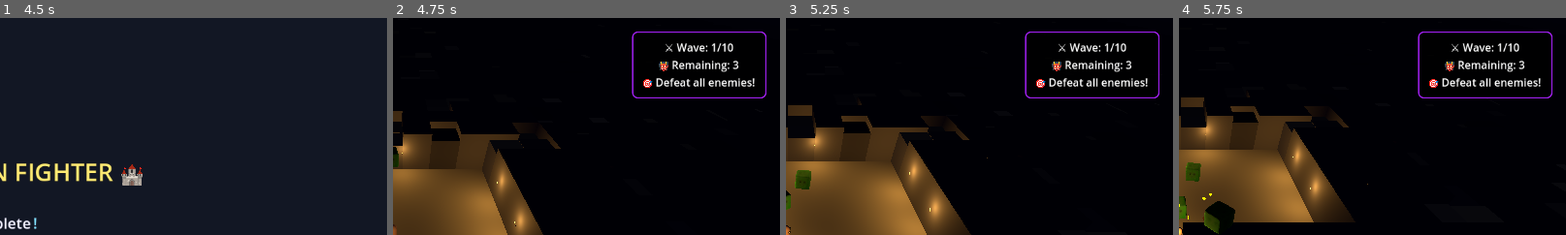
Above: before the commit, frames 1-4 (left to right).
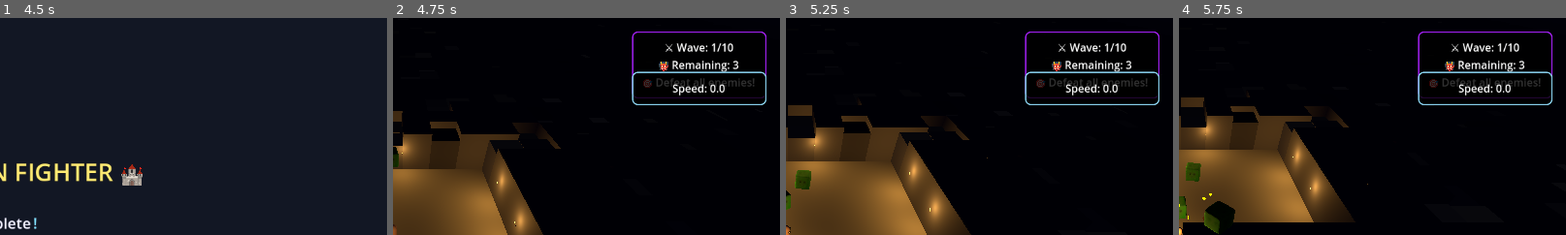
Above: after the commit, the same moments.

Repository: thaner66666666/game-1
Game: Godot game, scene res://Scenes/main.tscn
The game is run twice, just before and just after one commit, with the same random seed, the same clock (stepped at 60 frames per second) and the same inputs.
Inputs (mouse positions are % of the whole screen's width and height, from its top left):
- Up to frame 1 (4.5 s): tap Enter at 0.5, 4.25 s; move the mouse to (72, 45) at 0.52 s; hold D (move_right) 0.53-1.28 s; click (72, 45) at 0.6 s; move the mouse to (30, 55) at 1.27 s; hold S (move_down) 1.28-2.03 s; tap Space (dash) at 1.35, 3.5, 4.35 s; move the mouse to (60, 28) at 2.02 s; hold D (move_right) 2.03-2.78 s; hold Q (drop_weapon) 2.03-2.78 s; move the mouse to (45, 70) at 2.77 s; hold W (move_up) 2.78-3.53 s; tap E (interaction) at 2.85 s; click (45, 70) at 2.92 s; move the mouse to (80, 65) at 3.52 s; hold A (move_left) from 3.53 s (still down); click (80, 65) at 3.6 s; move the mouse to (20, 35) at 4.27 s
- Up to frame 2 (4.75 s): keep holding A (move_left)
- Up to frame 3 (5.25 s): move the mouse to (55, 50) at 5.02 s; release A (move_left) at 5.03 s; hold S (move_down) from 5.03 s (still down); hold Q (drop_weapon) from 5.03 s (still down); click (55, 50) at 5.17 s
- Up to frame 4 (5.75 s): keep holding S (move_down); keep holding Q (drop_weapon)
The pictures show only the part of the screen within x 50-100%, y 0-50%; the shares and areas given below are measured in that part.

Frame 1 is identical in both runs. In frame 2, 1.8% of the frame differs, in the area x 61-97%, y 24-41%; in frame 3, 1.8%; in frame 4, 1.8%.
Error after the commit: Invalid call. Nonexistent function 'has_variable' in base 'CharacterBody3D (player.gd)'. (res://dot)

Commit message:
speed lable issue

Diff:
--- a/Scenes/main.tscn
+++ b/Scenes/main.tscn
@@ -24,6 +24,17 @@
 [node name="CollisionShape3D" type="CollisionShape3D" parent="Ground"]
 shape = SubResource("BoxShape3D_h2yge")
 
+[node name="SpeedLabel" type="Control" parent="."]
+layout_mode = 3
+anchor_left = 0.992
+anchor_top = 0.016
+anchor_right = 0.992
+anchor_bottom = 0.016
+offset_left = -29.7841
+offset_top = -10.368
+offset_right = 10.2159
+offset_bottom = 29.632
+
 [node name="HealthUI" type="Control" parent="."]
 layout_mode = 3
 anchors_preset = 0
@@ -32,6 +43,7 @@
 script = ExtResource("2_b0obt")
 
 [node name="LoadingScreen" type="Control" parent="."]
+visible = false
 layout_mode = 3
 anchors_preset = 0
 offset_right = 40.0
--- a/dot gds/PlayerHealth.gd
+++ b/dot gds/PlayerHealth.gd
@@ -87,7 +87,8 @@
 
 func set_max_health(new_max_health: int):
 	max_health = new_max_health
-	current_health = max_health
+	# Don't reset current_health - just ensure it doesn't exceed new max
+	current_health = min(current_health, max_health)
 	health_changed.emit(current_health, max_health)
 
 func _setup_health_system():
--- /dev/null
+++ b/dot gds/SpeedLabelUI_addition.gd
@@ -0,0 +1,18 @@
+# This script adds a SpeedLabel to the UI scene in code for reference
+# In Godot editor, you can do this visually as well.
+
+func _add_speed_label_to_ui(ui_node):
+	var speed_label = Label.new()
+	speed_label.name = "SpeedLabel"
+	speed_label.text = "Speed: 0.0"
+	speed_label.set_anchors_and_offsets_preset(Control.PRESET_TOP_RIGHT)
+	speed_label.anchor_right = 1.0
+	speed_label.anchor_top = 0.0
+	speed_label.anchor_bottom = 0.0
+	speed_label.offset_right = -20
+	speed_label.offset_top = 20
+	speed_label.add_theme_font_size_override("font_size", 16)
+	ui_node.add_child(speed_label)
+
+# Usage: Call _add_speed_label_to_ui(get_node("/root/YourMainUI")) in your main UI scene's _ready()
+# Or add the Label visually in the Godot editor as described.
--- a/dot gds/UI.gd
+++ b/dot gds/UI.gd
@@ -14,6 +14,7 @@
 var xp_bar: ProgressBar
 var xp_label: Label
 var unit_label: Label
+var speed_label: Label
 
 func _ready():
 	add_to_group("UI")
@@ -32,6 +33,7 @@
 	_create_powerup_ui()
 	_create_xp_ui()
 	_create_unit_ui()
+	_create_speed_ui() # Add speed UI
 
 func _create_health_ui():
 	var panel = _create_panel(Vector2(20, 20), Vector2(180, 50), Color.RED)
@@ -80,6 +82,13 @@
 func _create_unit_ui():
 	var panel = _create_panel(Vector2(20, 270), Vector2(200, 50), Color.GREEN)
 	unit_label = _create_label("🤝 Units: 0/3", panel)
+
+func _create_speed_ui():
+	var panel = _create_panel(Vector2(-220, 80), Vector2(200, 50), Color.SKY_BLUE)
+	panel.anchor_left = 1.0
+	panel.anchor_right = 1.0
+	speed_label = _create_label("Speed: 0.0", panel)
+	speed_label.add_theme_font_size_override("font_size", 16)
 
 @warning_ignore("shadowed_variable_base_class")
 func _create_panel(pos: Vector2, size: Vector2, border_color: Color) -> Panel:
@@ -165,6 +174,7 @@
 	_update_wave()
 	_update_dash()
 	_update_xp()
+	_update_speed()
 
 func _update_health():
 	if player.has_method("get_health"):
@@ -229,6 +239,12 @@
 	else:
 		print("❌ Unit label not found!")
 
+func _update_speed():
+	if player and speed_label and player.has_method("get_speed"):
+		speed_label.text = "Speed: %.1f" % player.get_speed()
+	elif player and speed_label and player.has_variable("speed"):
+		speed_label.text = "Speed: %.1f" % player.speed
+
 func _on_ally_added():
 	print("✅ Received ally_added signal.")
 	_update_units(get_tree().get_nodes_in_group("allies").size())
--- a/dot gds/player.gd
+++ b/dot gds/player.gd
@@ -527,8 +527,8 @@
 			attack_cooldown -= 0.1
 			print("✅ Attack speed increased")
 		"health":
+			if health_component.has_method("set_max_health"):
+				health_component.set_max_health(max_health + 20)
 			max_health += 20
-			health_component.heal(20)
-			if health_component.has_method("set_max_health"):
-				health_component.set_max_health(max_health)
+			health_component.heal(20)  # Add the health increase to current health
 			print("✅ Max health increased by 20")
Not shown, added: dot gds/SpeedLabelUI_addition.gd.uid
